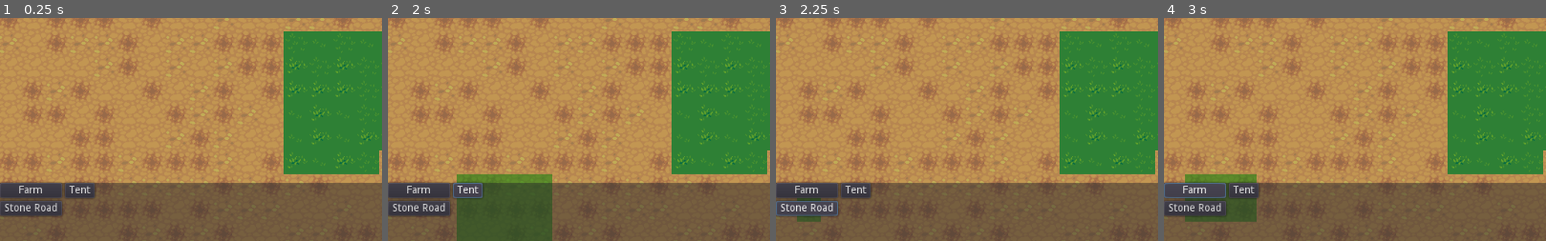
Above: before the commit, frames 1-4 (left to right).
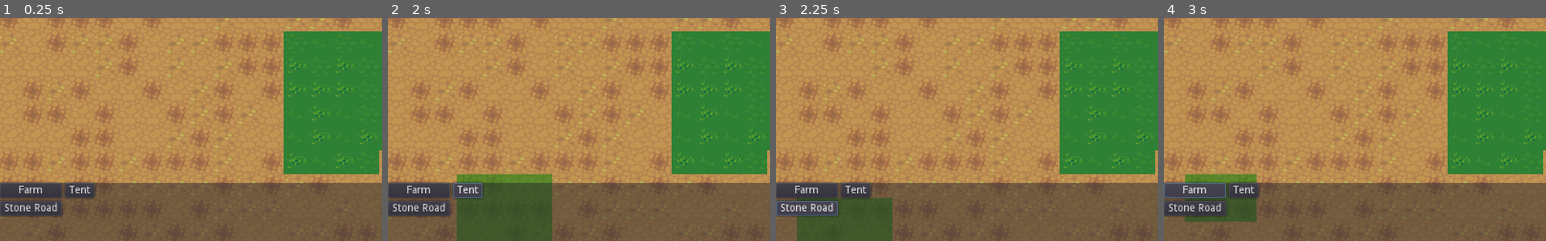
Above: after the commit, the same moments.

Repository: game-prototypes/open-city-prototype
Game: Godot game, scene res://Main.tscn
Two runs of this game, one before a commit and one after it. Both use one fixed random seed, a clock stepped at 60 frames per second and the inputs below.
Inputs:
- Up to frame 1 (0.25 s): no input
- Up to frame 2 (2 s): click "Farm" at 0.5 s; click "Tent" at 1.25 s
- Up to frame 3 (2.25 s): click "Stone Road" at 2 s
- Up to frame 4 (3 s): click "Farm" at 2.75 s
The pictures show only the part of the screen within x 0-50%, y 50-100%; the shares and areas given below are measured in that part.

Frames 1-2 are identical in both runs. In frame 3, 3.8% of the frame differs, in the area x 5-31%, y 80-100%; in frame 4, nothing differs.
Error after the commit: Trying to assign value of type 'RoadResource.gd' to a variable of type 'BuildingResource.gd'. (res://Components/Player/Player.gd:49)

Commit message:
Add building resources

Diff:
--- /dev/null
+++ b/Components/Buildings/Building.gd
@@ -0,0 +1,9 @@
+extends Area2D
+
+class_name Building
+
+func _input_event(viewport, event, shape_idx):
+	if event is InputEventMouseButton:
+		if event.button_index == BUTTON_LEFT and event.is_pressed():
+			print("Building clicked")
+			get_tree().set_input_as_handled()
--- a/Components/Buildings/BuildingResource.gd
+++ b/Components/Buildings/BuildingResource.gd
@@ -8,3 +8,7 @@
 export var area: Vector2 = Vector2.ONE
 export var scene: PackedScene = null
 const type=Type.BUILDING
+
+func instantiate_building() -> Building:
+	var build_instance=scene.instance()
+	return build_instance
--- a/Components/Buildings/Farm/Farm.tscn
+++ b/Components/Buildings/Farm/Farm.tscn
@@ -1,8 +1,13 @@
-[gd_scene load_steps=2 format=2]
+[gd_scene load_steps=4 format=2]
 
 [ext_resource path="res://Resources/Atlas/terrain_atlas.png" type="Texture" id=1]
+[ext_resource path="res://Components/Buildings/Building.gd" type="Script" id=2]
 
-[node name="Farm" type="Node2D"]
+[sub_resource type="RectangleShape2D" id=1]
+extents = Vector2( 48, 32 )
+
+[node name="Farm" type="Area2D"]
+script = ExtResource( 2 )
 
 [node name="Sprite" type="Sprite" parent="."]
 texture = ExtResource( 1 )
@@ -10,3 +15,7 @@
 offset = Vector2( 0, -32 )
 region_enabled = true
 region_rect = Rect2( 0, 896, 96, 96 )
+
+[node name="CollisionShape2D" type="CollisionShape2D" parent="."]
+position = Vector2( 48, 32 )
+shape = SubResource( 1 )
--- a/Components/Buildings/Roads/StoneRoad.tres
+++ b/Components/Buildings/Roads/StoneRoad.tres
@@ -1,7 +1,6 @@
 [gd_resource type="Resource" load_steps=2 format=2]
 
 [ext_resource path="res://Components/Buildings/RoadResource.gd" type="Script" id=1]
-
 
 [resource]
 script = ExtResource( 1 )
--- a/Components/Buildings/Tent/Tent.gd
+++ b/Components/Buildings/Tent/Tent.gd
@@ -1,11 +1,11 @@
-extends Node2D
+extends Building
 
 export var person: PackedScene
 
 
 # Called when the node enters the scene tree for the first time.
 func _ready():
-	pass # Replace with function body.
+	pass
 
 func instantiate_person():
 	pass
--- a/Components/Buildings/Tent/Tent.tscn
+++ b/Components/Buildings/Tent/Tent.tscn
@@ -1,9 +1,12 @@
-[gd_scene load_steps=3 format=2]
+[gd_scene load_steps=4 format=2]
 
 [ext_resource path="res://Resources/Atlas/build_atlas.png" type="Texture" id=1]
 [ext_resource path="res://Components/Buildings/Tent/Tent.gd" type="Script" id=2]
 
-[node name="Tent" type="Node2D"]
+[sub_resource type="RectangleShape2D" id=1]
+extents = Vector2( 64, 48 )
+
+[node name="Tent" type="Area2D"]
 script = ExtResource( 2 )
 
 [node name="Sprite" type="Sprite" parent="."]
@@ -12,3 +15,7 @@
 offset = Vector2( 0, -64 )
 region_enabled = true
 region_rect = Rect2( 416, 512, 128, 160 )
+
+[node name="CollisionShape2D" type="CollisionShape2D" parent="."]
+position = Vector2( 64, 48 )
+shape = SubResource( 1 )
--- /dev/null
+++ b/Components/Map/Buildings.gd
@@ -0,0 +1,21 @@
+extends TileMap
+
+class_name Buildings
+
+const BUILDINGS_GROUP = "buildings"
+
+var blocked_tile_id: int
+
+func _ready():
+	blocked_tile_id=tile_set.find_tile_by_name("red")
+	assert(blocked_tile_id, "Error, blocked_tile_id not found")
+
+func build(tile: Vector2, building: Node2D, area: Vector2):
+	building.position=map_to_world(tile)
+	building.add_to_group(BUILDINGS_GROUP)
+	_build_area(tile,area)
+
+func _build_area(tile: Vector2, area: Vector2) -> void:
+	for i in range(tile.x,tile.x+area.x):
+		for j in range(tile.y, tile.y+area.y):
+			set_cell(i, j, blocked_tile_id)
--- a/Components/Map/Map.gd
+++ b/Components/Map/Map.gd
@@ -3,26 +3,21 @@
 class_name Map
 
 onready var terrain:TileMap = $Terrain
-onready var roads:TileMap = $RoadNavigation/Roads
-onready var navigation:Navigation2D = $RoadNavigation
-onready var buildings: TileMap = $Buildings
+onready var roads:Roads = $Roads
+onready var buildings:Buildings = $Buildings
 onready var elements = $Elements
 
 var tile_size: int
 
-const BUILDINGS_GROUP = "buildings"
 signal tile_selected(tile, building)
-
-var blocked_tile_id: int
 
 func _ready():
 	assert(terrain.cell_size[0]==roads.cell_size[0], "Error, terrain tile size != roads tile size")
 	assert(buildings.cell_size[0]==roads.cell_size[0], "Error, buildings tile size != roads tile size")
 
-	tile_size=terrain.cell_size[0]
+	tile_size=int(terrain.cell_size[0])
+	_set_collider()
 
-	blocked_tile_id=buildings.tile_set.find_tile_by_name("red")
-	assert(blocked_tile_id, "Error, blocked_tile_id not found")
 
 func can_build(tile) -> bool:
 	var road_id=roads.get_cell(tile.x, tile.y)
@@ -36,21 +31,13 @@
 				return false
 	return true
 
-func build(tile: Vector2, scene: PackedScene, area: Vector2):
-	var build_instance=scene.instance()
+func build(tile: Vector2, building: Building, area: Vector2) -> void:
+	buildings.build(tile,building,area)
+	elements.add_child(building)
 
-	build_instance.position=tile2pos(tile)
-	build_instance.add_to_group(BUILDINGS_GROUP)
-	elements.add_child(build_instance)
-	build_area(tile,area)
 
 func build_road(tile: Vector2, road_id: int)-> void:
-	roads.set_cell(tile.x, tile.y, road_id)
-
-func build_area(tile: Vector2, area: Vector2) -> void:
-	for i in range(tile.x,tile.x+area.x):
-		for j in range(tile.y, tile.y+area.y):
-			buildings.set_cell(i, j, blocked_tile_id)
+	roads.build_road(tile, road_id)
 
 func pos2tile(tile: Vector2)->Vector2:
 	return terrain.world_to_map(tile)
@@ -63,11 +50,19 @@
 	return tile_size
 
 func find_path(from: Vector2, to: Vector2)->PoolVector2Array:
-	return navigation.get_simple_path(from,to)
+	return roads.find_path(from, to)
 
- # Only receives uncaptured inputs
-func _unhandled_input(event):
+func _input_event(viewport, event, shape_idx):
 	if event is InputEventMouseButton:
 		if event.button_index == BUTTON_LEFT and event.pressed:
 			var cell=pos2tile(get_global_mouse_position())
+			print("Map click")
 			emit_signal("tile_selected", cell)
+
+func _set_collider():
+	var terrain_rect=terrain.get_used_rect()
+	var collision_shape: CollisionShape2D=$CollisionShape2D
+
+	var collider_half_size=terrain_rect.size*tile_size/2
+	collision_shape.position=collider_half_size
+	collision_shape.shape.extents=collider_half_size
--- a/Components/Map/Map.tscn
+++ b/Components/Map/Map.tscn
@@ -1,12 +1,15 @@
-[gd_scene load_steps=6 format=2]
+[gd_scene load_steps=8 format=2]
 
 [ext_resource path="res://Components/Map/Map.gd" type="Script" id=1]
 [ext_resource path="res://Components/Map/Tilesets/terrain.tres" type="TileSet" id=2]
 [ext_resource path="res://Components/Map/Tilesets/roads.tres" type="TileSet" id=3]
 [ext_resource path="res://Components/Map/Tilesets/tile_markers.tres" type="TileSet" id=4]
 [ext_resource path="res://Components/Map/Roads.gd" type="Script" id=5]
+[ext_resource path="res://Components/Map/Buildings.gd" type="Script" id=6]
 
-[node name="Map" type="Node2D"]
+[sub_resource type="RectangleShape2D" id=1]
+
+[node name="Map" type="Area2D"]
 script = ExtResource( 1 )
 
 [node name="Terrain" type="TileMap" parent="."]
@@ -22,10 +25,9 @@
 tile_set = ExtResource( 4 )
 cell_size = Vector2( 32, 32 )
 format = 1
+script = ExtResource( 6 )
 
-[node name="RoadNavigation" type="Navigation2D" parent="."]
-
-[node name="Roads" type="TileMap" parent="RoadNavigation"]
+[node name="Roads" type="TileMap" parent="."]
 z_index = -5
 tile_set = ExtResource( 3 )
 cell_size = Vector2( 32, 32 )
@@ -33,3 +35,8 @@
 script = ExtResource( 5 )
 
 [node name="Elements" type="YSort" parent="."]
+
+[node name="CollisionShape2D" type="CollisionShape2D" parent="."]
+visible = false
+position = Vector2( 512.484, 297.444 )
+shape = SubResource( 1 )
--- a/Components/Map/Roads.gd
+++ b/Components/Map/Roads.gd
@@ -8,25 +8,27 @@
 func _init():
 	var tiles=get_used_cells()
 	for tile in tiles:
-		add_tile(tile)
-	#var walkable_cells_list = _astar_add_walkable_cells(obstacles)
-	#_astar_connect_walkable_cells_diagonal(walkable_cells_list)
+		_add_walkable_tile(tile)
 
-func find_path(from: Vector2, to: Vector2) -> Array:
+func build_road(tile: Vector2, road_id: int) -> void:
+	set_cell(int(tile.x), int(tile.y), road_id)
+	_add_walkable_tile(tile)
+
+func find_path(from: Vector2, to: Vector2) -> PoolVector2Array:
 	var from_id=_calculate_point_index(from)
 	var to_id=_calculate_point_index(to)
 	if !astar.has_point(from_id) or !astar.has_point(to_id):
-		return []
+		return PoolVector2Array()
 	return astar.get_point_path(from_id,to_id)
 
-func add_tile(tile: Vector2):
+func _remove_walkable_tile(tile: Vector2):
+	var id=_calculate_point_index(tile)
+	astar.remove_point(id)
+
+func _add_walkable_tile(tile: Vector2):
 	var id=_calculate_point_index(tile)
 	astar.add_point(id, tile)
 	_connect_tile(tile)
-
-func remove_tile(tile: Vector2):
-	var id=_calculate_point_index(tile)
-	astar.remove_point(id)
 
 func _connect_tile(tile:Vector2):
 	var tile_id=_calculate_point_index(tile)
@@ -37,17 +39,16 @@
 			var relative_tile_id = _calculate_point_index(relative_tile)
 			if not astar.has_point(relative_tile_id):
 				continue
-				# Do not connect diagonals if cornered
 			if _can_connect_points(tile, relative_tile):
 				astar.connect_points(tile_id, relative_tile_id, true)
-
-
 
 func _calculate_point_index(point: Vector2) -> int:
 	return int(point.x + MAX_SIZE * point.y)
 
 
 func _can_connect_points(cell1: Vector2, cell2: Vector2) -> bool:
+	if cell1==cell2:
+		return false
 	if cell1.x != cell2.x and cell1.y!=cell2.y:
 		return false
 	return true
--- a/Components/Player/Player.gd
+++ b/Components/Player/Player.gd
@@ -3,7 +3,7 @@
 onready var map: Map=$"../Map"
 onready var overlay=$Overlay
 
-var selected_build_item: Resource
+var selected_build_item: BuildingResource
 
 var green_color=Color("#9516820f")
 var red_color=Color("#9582170f")
@@ -41,10 +41,9 @@
 			map.build_road(tile, selected_build_item.road_id)
 	elif selected_build_item.type==BuildingResource.Type.BUILDING:
 		if map.can_build_area(tile, selected_build_item.area):
-			map.build(tile, selected_build_item.scene, selected_build_item.area)
+			var building = selected_build_item.instantiate_building()
+			map.build(tile,building, selected_build_item.area)
 			deselect_build()
 
 func _on_building_selected(building: Resource):
-	print(building)
-
 	selected_build_item=building
--- a/Scenes/NavigationTest.gd
+++ b/Scenes/NavigationTest.gd
@@ -21,7 +21,6 @@
 		for p in new_path:
 			print(p)
 			path.append(tile_center_pos(p))
-		print("path", path)
 		line.points=path
 	if event.button_index==BUTTON_RIGHT:
 		var tile=roads.world_to_map(event.global_position)
--- a/project.godot
+++ b/project.godot
@@ -9,10 +9,20 @@
 config_version=4
 
 _global_script_classes=[ {
+"base": "Area2D",
+"class": "Building",
+"language": "GDScript",
+"path": "res://Components/Buildings/Building.gd"
+}, {
 "base": "Resource",
 "class": "BuildingResource",
 "language": "GDScript",
 "path": "res://Components/Buildings/BuildingResource.gd"
+}, {
+"base": "TileMap",
+"class": "Buildings",
+"language": "GDScript",
+"path": "res://Components/Map/Buildings.gd"
 }, {
 "base": "Node2D",
 "class": "Map",
@@ -30,7 +40,9 @@
 "path": "res://Components/Map/Roads.gd"
 } ]
 _global_script_class_icons={
+"Building": "",
 "BuildingResource": "",
+"Buildings": "",
 "Map": "",
 "RoadResource": "",
 "Roads": ""
